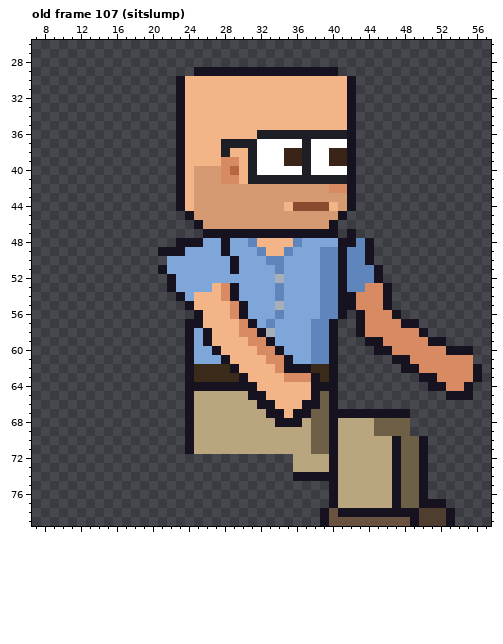
Edited in one commit: pixel-art file (sprites/staff/office_adam_right_anim.aseprite). Above, as it was before the edit.
64x80 pixels, 129 frames. Colours within 5 levels of each other are drawn and written as one. Shown: old frame 107 (sitslump): x 7..57, y 26..79. The commit also changed other frames, which this record leaves out.
New version:
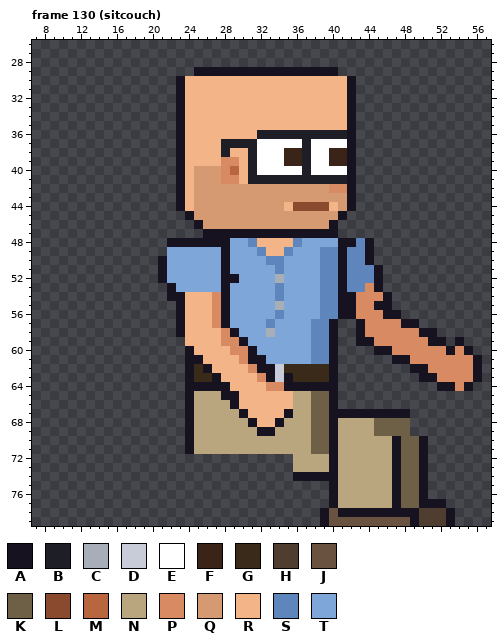
Palette (. is transparent): A #17121f  B #1e1e26  C #a8aeb8  D #c8ccd8  E #ffffff  F #3a2418  G #3a2a1a  H #4f3e30  J #6a5240  K #6e6046  L #8a4a2e  M #b8663f  N #b9a67e  P #d88a62  Q #d69a72  R #f3b488  S #5e86bc  T #7fa6d8
A new or re-ordered frame is compared with the old frame closest to it.
Difference:
frames 129 -> 135
--- frame 130 (sitcouch) is new; against old frame 107 (sitslump), layers "Near Arm", "Back Arm"
@@ x 7..57 @@
 46 ..................AQQQQQQQQQQQQQQA.................
-47 ...................AAAAAAAAAAAAAAA.A...............
-48 ................AAATTATTSRRRRSTTTTAASA.............
-49 ..............AAATTTTATTTSRRSTTTSSASSA.............
-50 ...............TTTTTTTATTTSSTTTTSSASSA.............
-51 ..............ATTTTTTTATTTTSTTTTSSASSSA............
-52 ...............ATTTTTTTTTTTCTTTTSSASSSA............
-53 ...............ATTTTRPATTTTSTTTTSSASSPPA...........
-54 ................ATRRRPATTTTSTTTTSSAAPPPA...........
-55 .................ARRRRPATTTCTTTTSSAAPPPA...........
-56 ..................ARRRPATTTSTTTTSSA.APPPA..........
-57 .................AARRRRPATSTTTTSSA..APPPPAA........
-58 .................ATARRRPPACTTTTSSA..APPPPPPA.......
-59 .................ATARRRRPPATTTTSSA...AAPPPPPAA.....
-60 .................ATTARRRRPPATTTSSA....AAPPPPPPAAA..
-61 .................ATTTARRRRPPATTSSA......AAPPPPPPP..
-62 .................AGGGGARRRRPAAAGGA.......AAPPPPPPA.
-63 .................AGGGGGARRRRPPPAGA.........AAPPPPA.
-64 .................AAAAAAAARRRRRRAAA..........AAPPA..
-65 .................ANNNNNNAARRRRRAKA............AAA..
-66 .................ANNNNNNNAARRRAAKA.................
-67 .................ANNNNNNNNAARAAKKAAAAAAAAA.........
-68 .................ANNNNNNNNNAAANKKANNNNKKKK.........
-69 .................ANNNNNNNNNNNNNKKANNNNKKKK.........
+47 ...................AAAAAAAAAAAAAAA.................
+48 ...............AAAAAAATTSRRRRSTTTTAASA.............
+49 ...............TTTTTTATTTSRRSTTTSSASSA.............
+50 ..............ATTTTTTATTTTSSTTTTSSASSA.............
+51 ..............ATTTTTTATTTTTSTTTTSSASSSA............
+52 ..............ATTTTTTAATTTTCTTTTSSASSSA............
+53 ...............ATTTTTATTTTTSTTTTSSASSPA............
+54 ...............AARRRPATTTTTSTTTTSSAAPPPA...........
+55 ................ARRRPATTTTTCTTTTSSAAPPAA...........
+56 ................ARRRPATTTTTSTTTTSSAAPPPAA..........
+57 ................ARRRPATTTTSTTTTSSA..APPPPAA........
+58 ................ARRRRPATTTCTTTTSSA..APPPPPPAA......
+59 .................RRRRPPATTTTTTTSSA..AAPPPPPPAA.A...
+60 .................ARRRRPPATTTTTTSSA....AAPPPPPPAPA..
+61 .................AARRRRPAATTTTTSSA......AAPPPPPPPA.
+62 .................AGARRRRPAADGGGGGA........AAPPPPPA.
+63 .................AGGARRRRPADAGGGGA.........AAPPPPA.
+64 .................AAAAARRRRPPAAAAAA...........AAPA..
+65 .................ANNNAARRRRRRNNKKA.................
+66 .................ANNNNARRRRRRNNKKA.................
+67 .................ANNNNNARRRRANNKKAAAAAAAAA.........
+68 .................ANNNNNNARRANNNKKANNNNKKKK.........
+69 .................ANNNNNNNAANNNNKKANNNNKKKK.........
 70 .................ANNNNNNNNNNNNNKKANNNNNNAKKA.......
Changed places in both pictures, as pixel boxes (x1, y1, x2, y2):
erased: (347, 229, 356, 238)
changed: (158, 238, 320, 436)
changed: (347, 283, 482, 400)
